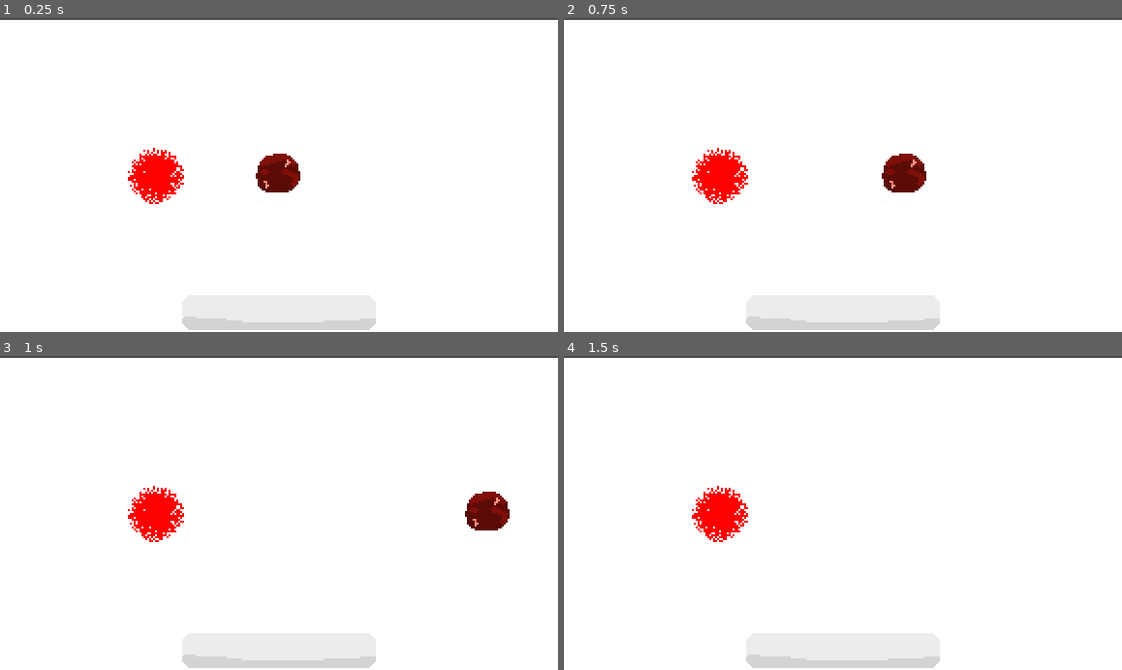
Above: before the commit, frames 1-4 (two rows, left to right).
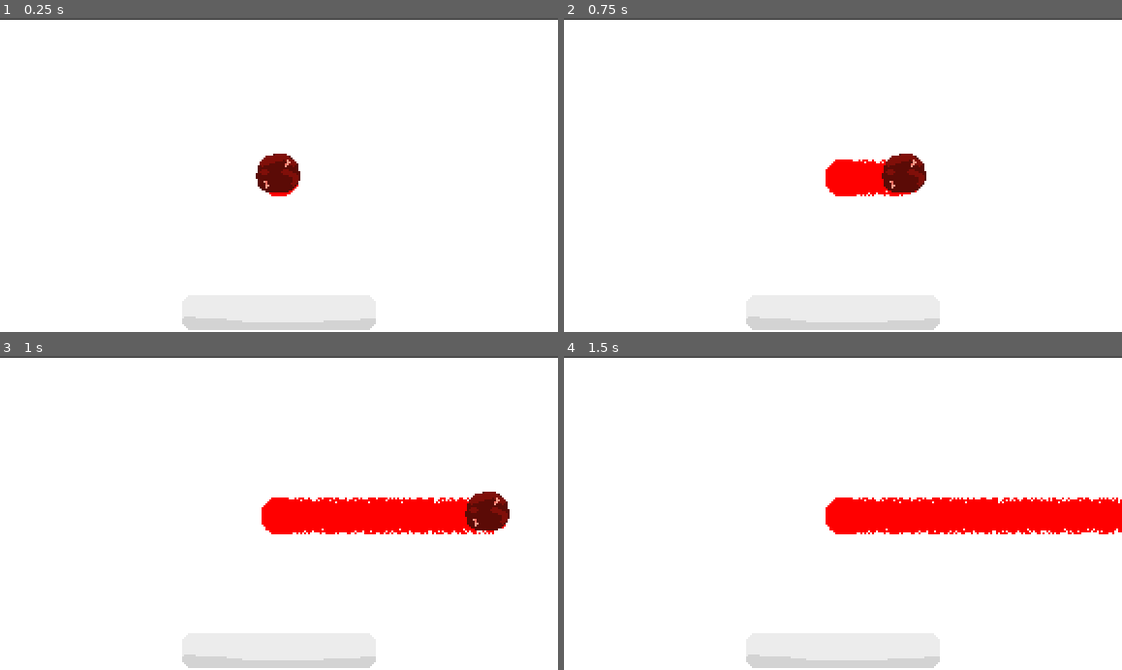
Above: after the commit, the same moments.

Repository: fawfle/blood-jam-cu
Game: Godot game, scene res://scenes/main.tscn
Two runs of this game, one before a commit and one after it. Both use one fixed random seed, a clock stepped at 60 frames per second and the inputs below.
Inputs:
- Up to frame 1 (0.25 s): no input
- Up to frame 2 (0.75 s): tap Enter at 0.5 s; hold D (right) from 0.53 s (still down); tap Shift (dash) at 0.6 s
- Up to frame 3 (1 s): keep holding D (right); tap Enter at 0.8 s
- Up to frame 4 (1.5 s): release D (right) at 1.28 s; hold S (backward) from 1.28 s (still down); tap Enter at 1.35 s

The runs differ from the first frame. In frame 1, 1.1% of the frame differs, in the area x 22-54%, y 41-60%; in frame 2, 2.2%; in frame 3, 5.1%; in frame 4, 6.8%, in the area x 22-100%, y 41-60%.

Commit message:
blood trail

Diff:
--- a/project.godot
+++ b/project.godot
@@ -14,6 +14,11 @@
 run/main_scene="uid://c8evxvjut3sps"
 config/features=PackedStringArray("4.5", "GL Compatibility")
 config/icon="res://icon.svg"
+
+[autoload]
+
+Global="*res://scripts/global.gd"
+Debug="*res://scripts/debug.gd"
 
 [display]
 
--- a/scenes/floor/floor.gd
+++ b/scenes/ground/ground.gd
@@ -1,9 +1,12 @@
-extends Sprite2D
+class_name Ground extends Sprite2D
 
 var blood_image: Image;
 @export var blood_texture: ImageTexture
 
 var room_size: Vector2i = Vector2i(288, 162)
+
+func _init() -> void:
+	Global.ground = self
 
 func _ready() -> void:
 	blood_image = Image.create(room_size.x, room_size.y, false, Image.FORMAT_RGBA8)
@@ -14,16 +17,16 @@
 	#	for j in range(50):
 	#		paint_pixel(i, j)
 
-	paint_circle(Vector2i(80, 80), 15)
 
 	# (material as ShaderMaterial).set_shader_parameter("blood", blood_texture)
 
 func paint_circle(circle_pos: Vector2i, radius: int) -> int:
+	circle_pos += room_size / 2
 	var painted_pixels = 0;
-	var start_x: int = circle_pos.x - radius
-	var end_x: int = circle_pos.x + radius
-	var start_y: int = circle_pos.y - radius
-	var end_y: int = circle_pos.y + radius
+	var start_x: int = max(circle_pos.x - radius, 0)
+	var end_x: int = min(circle_pos.x + radius, room_size.x)
+	var start_y: int = max(circle_pos.y - radius, 0)
+	var end_y: int = min(circle_pos.y + radius, room_size.y)
 
 	for x in range(start_x, end_x):
 		for y in range(start_y, end_y):
@@ -45,9 +48,17 @@
 
 
 func paint_pixel(x: int, y: int) -> bool:
+	if not is_in_image(x, y): return false
+
 	var current_color = blood_image.get_pixel(x, y)
 	if current_color == Color(1, 1, 1, 1): return false
 
 	blood_image.set_pixel(x, y, Color(1, 0, 0, 1))
 	blood_texture.set_image(blood_image)
 	return true
+
+func is_in_image(x: int, y: int) -> bool:
+	if x < 0 or y < 0: return false
+	if x >= room_size.x or y >= room_size.y: return false
+
+	return true
--- a/scenes/floor/floor.tscn
+++ b/scenes/ground/ground.tscn
@@ -1,8 +1,8 @@
 [gd_scene load_steps=7 format=3 uid="uid://dbxpkx7jsbcf2"]
 
-[ext_resource type="Shader" uid="uid://cdvael5587lkm" path="res://scenes/floor/floor.gdshader" id="1_w0xbj"]
-[ext_resource type="Texture2D" uid="uid://3qrpovhyppo5" path="res://scenes/floor/blood_map.tres" id="2_1w6he"]
-[ext_resource type="Script" uid="uid://l21rcv4eunto" path="res://scenes/floor/floor.gd" id="2_n0mj7"]
+[ext_resource type="Shader" uid="uid://cdvael5587lkm" path="res://scenes/ground/floor.gdshader" id="1_w0xbj"]
+[ext_resource type="Texture2D" uid="uid://3qrpovhyppo5" path="res://scenes/ground/blood_map.tres" id="2_1w6he"]
+[ext_resource type="Script" uid="uid://l21rcv4eunto" path="res://scenes/ground/ground.gd" id="2_n0mj7"]
 
 [sub_resource type="ShaderMaterial" id="ShaderMaterial_n0mj7"]
 shader = ExtResource("1_w0xbj")
--- a/scenes/main.tscn
+++ b/scenes/main.tscn
@@ -1,6 +1,6 @@
 [gd_scene load_steps=4 format=3 uid="uid://c8evxvjut3sps"]
 
-[ext_resource type="PackedScene" uid="uid://dbxpkx7jsbcf2" path="res://scenes/floor/floor.tscn" id="1_0wfyh"]
+[ext_resource type="PackedScene" uid="uid://dbxpkx7jsbcf2" path="res://scenes/ground/ground.tscn" id="1_0wfyh"]
 [ext_resource type="PackedScene" uid="uid://c0xl0mbw34dfe" path="res://scenes/player/player.tscn" id="1_o5qli"]
 [ext_resource type="PackedScene" uid="uid://dc2em1nswc80h" path="res://scenes/test/wall_test.tscn" id="3_sugp2"]
 
@@ -12,6 +12,12 @@
 position = Vector2(0, 1)
 
 [node name="Player" parent="." instance=ExtResource("1_o5qli")]
+move_acceleration = 400.0
+stop_acceleration = 800.0
+max_speed = 500.0
+min_dash_speed = 200.0
+dash_multiplier = 0.2
+bounce_multiplier = 0.8
 
 [node name="Wall_test" parent="." instance=ExtResource("3_sugp2")]
 position = Vector2(0, 70)
--- a/scenes/player/player.gd
+++ b/scenes/player/player.gd
@@ -3,7 +3,6 @@
 @export var move_acceleration: float = 400.0
 @export var stop_acceleration: float = 800.0
 @export var max_speed: float = 500.0
-
 
 @export var min_dash_speed: float = 200
 ## amount of previous speed to keep when dashing
@@ -12,10 +11,23 @@
 ## damping applied on bounce
 @export var bounce_multiplier: float = 0.8
 
+@export var blood_scale: float = 10.0
+
+var size: float = 1
+
 var last_movement_input: Vector2 = Vector2.RIGHT
 var movement_input := Vector2.ZERO
 
 func _physics_process(delta: float) -> void:
+	update_size()
+
+	handle_move(delta)
+	var painted: int = Global.ground.paint_circle(global_position, size)
+
+func update_size():
+	size = Global.blood / blood_scale
+
+func handle_move(delta):
 	movement_input = Input.get_vector("left", "right", "forward", "backward")
 	if movement_input != Vector2.ZERO: last_movement_input = movement_input
 
--- a/scenes/player/player.tscn
+++ b/scenes/player/player.tscn
@@ -8,6 +8,12 @@
 
 [node name="Player" type="CharacterBody2D"]
 script = ExtResource("1_8afob")
+move_acceleration = null
+stop_acceleration = null
+max_speed = null
+min_dash_speed = null
+dash_multiplier = null
+bounce_multiplier = null
 
 [node name="Sprite2D" type="Sprite2D" parent="."]
 texture = ExtResource("2_dovo2")
--- /dev/null
+++ b/scripts/debug.gd
@@ -0,0 +1,42 @@
+extends Node
+
+var input_command: String = "":
+	get: return input_command
+	set(value): input_command = value #.to_lower()
+var input_num: String = ""
+
+var debug_mode: bool = false
+
+func _ready() -> void:
+	if OS.has_feature("editor"):
+		debug_mode = true
+
+func _input(event: InputEvent) -> void:
+	if event is not InputEventKey: return;
+	event = event as InputEventKey;
+
+	if event.pressed and event.keycode == KEY_ENTER:
+		handle_command(input_command)
+		input_command = ""
+	elif event.pressed:
+		if event.keycode == KEY_BACKSPACE: input_command = input_command.substr(0, len(input_command) - 1)
+		elif event.unicode != 0: input_command +=  char(event.unicode);
+
+	if not debug_mode: return
+
+	elif event.pressed and event.keycode >= KEY_0 and event.keycode <= KEY_9:
+		input_num += event.as_text_keycode();
+	elif event.pressed and event.keycode == KEY_ENTER:
+		input_num = "";
+
+func handle_command(command: String):
+	print("Entered Command: " + command);
+	if command == "enterdebug":
+		print("ENTERING DEBUG MODE")
+		debug_mode = true
+		return;
+
+	if not debug_mode or len(input_command) <= 0: return
+
+	if input_command.begins_with("b"):
+		Global.blood += int(input_num)
--- /dev/null
+++ b/scripts/debug.tscn
@@ -0,0 +1,3 @@
+[gd_scene format=3 uid="uid://bxodwhljhmy7n"]
+
+[node name="Debug" type="Node2D"]
--- /dev/null
+++ b/scripts/global.gd
@@ -0,0 +1,5 @@
+extends Node
+
+var blood: int = 100
+
+var ground: Ground
Renamed: scenes/floor/blood_map.tres -> scenes/ground/blood_map.tres
Renamed: scenes/floor/floor.gdshader -> scenes/ground/floor.gdshader
Renamed: scenes/floor/floor.gdshader.uid -> scenes/ground/floor.gdshader.uid
Renamed: scenes/floor/floor.gd.uid -> scenes/ground/ground.gd.uid
Not shown, added: scripts/debug.gd.uid
Not shown, added: scripts/global.gd.uid
